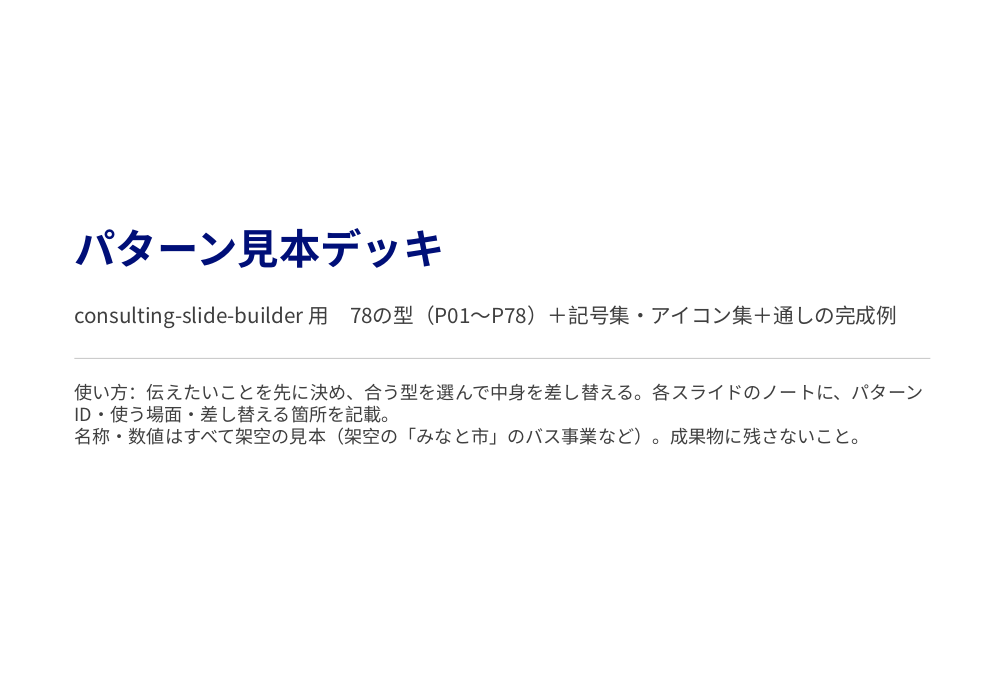
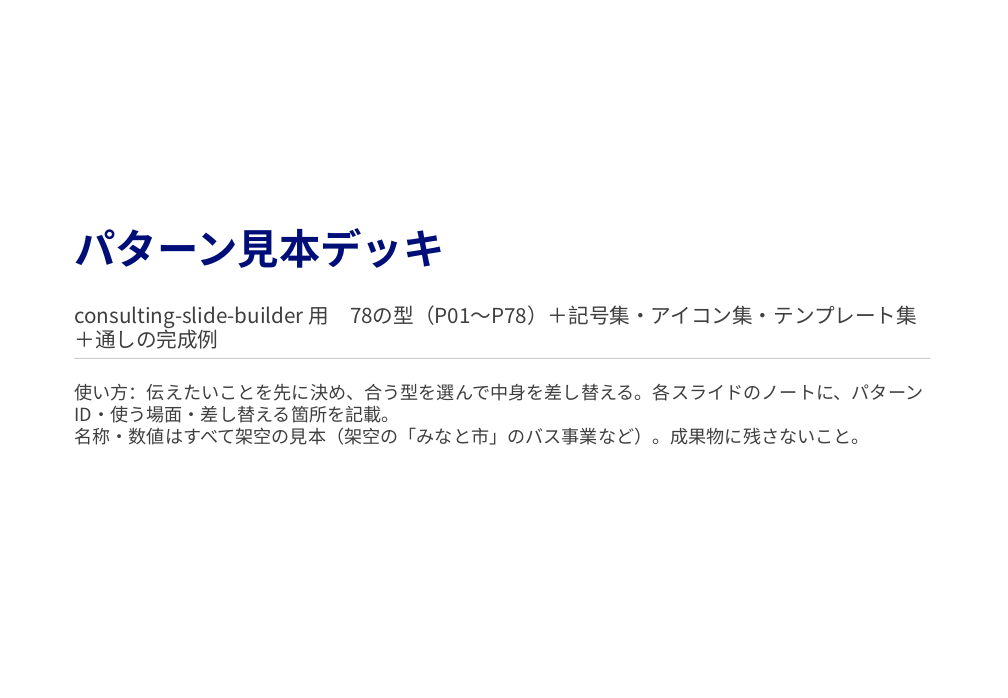
Before and after one commit to GontaHH/slide_builder, a slide deck: slide 1 of patterns/pattern-deck.pptx. Drawn at 1008x698 pixels with LibreOffice and Linux fonts; fonts in the diff are those of the drawing. Boxes give left, top, right and bottom in pixels: in the first picture for what was removed or moved away, otherwise in the second. Text is boxed around its words. In the diff, an @@ line names an element or a change of style, - is before the commit and + after.

```diff
--- a/patterns/pattern-deck.pptx
+++ b/patterns/pattern-deck.pptx
@@ text at (x1=74, y1=305, x2=917, y2=349): text changed @@
-consulting-slide-builder 用 78の型（P01〜P78）＋記号集・アイコン集＋通しの完成例
+consulting-slide-builder 用 78の型（P01〜P78）＋記号集・アイコン集・テンプレート集＋通しの完成例
```
Also in this commit, not shown: 23 other slides changed, 23 slides added, 7 other files.
